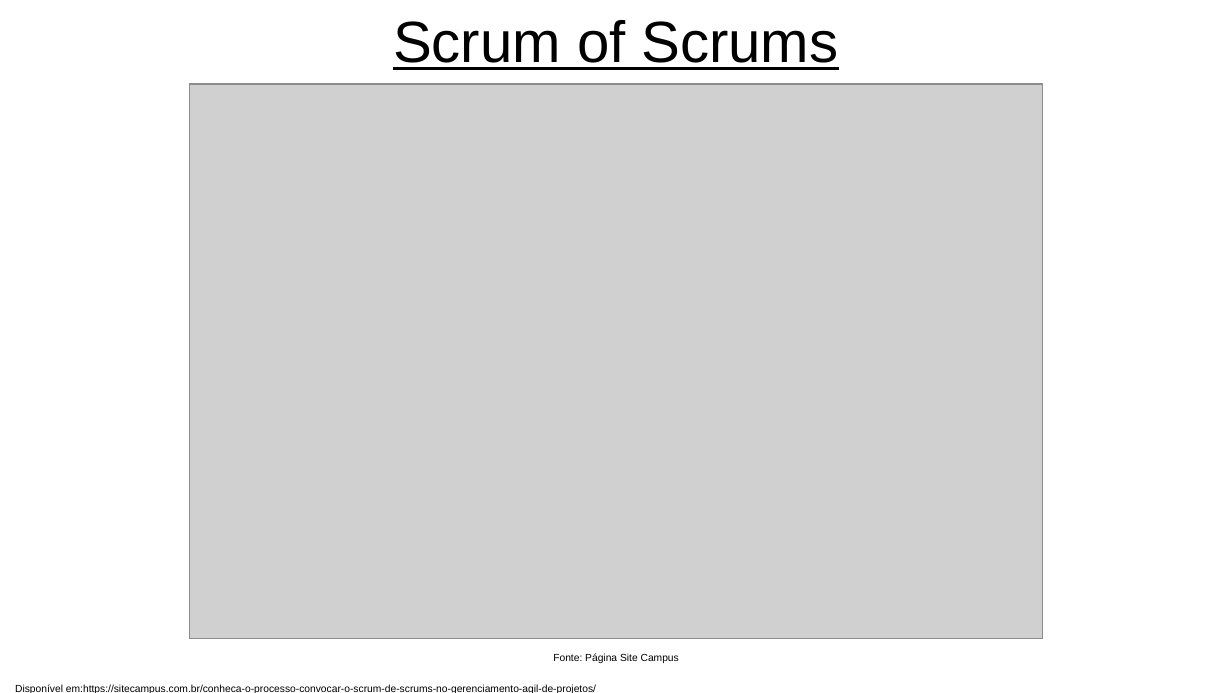
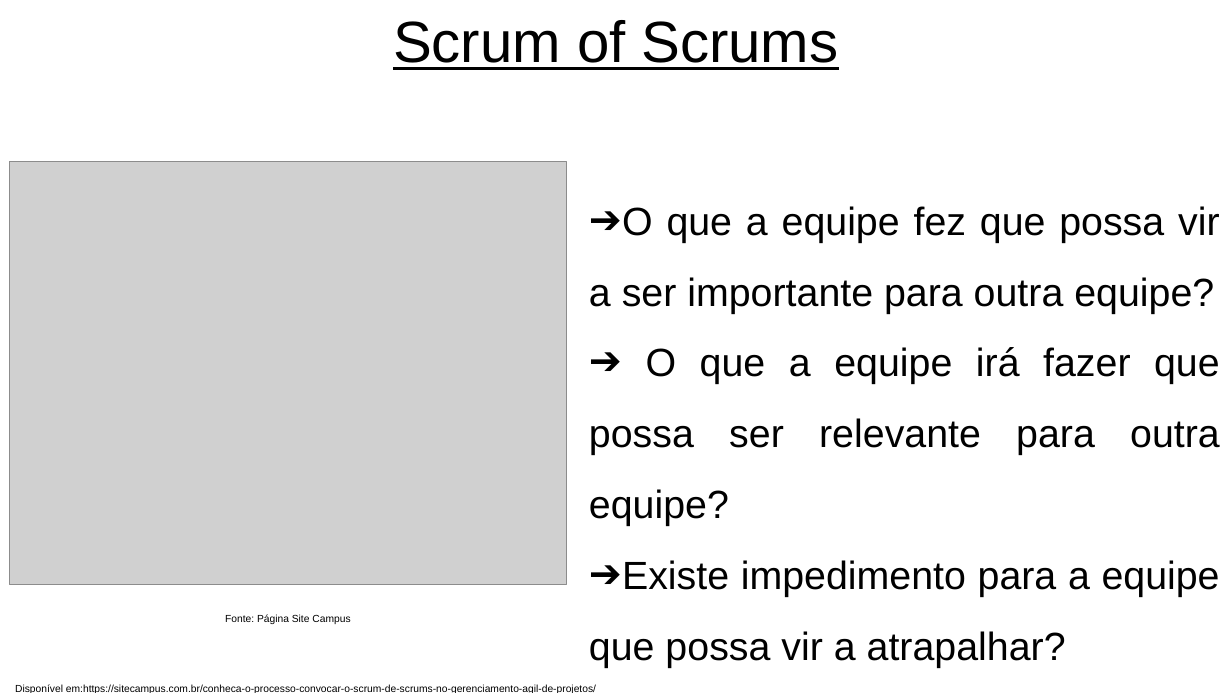
Before and after one commit to JossanPetrenko/TCC_2, a slide deck: slide 28 of Apresentação TCC - METODOLOGIA SCRUM COMPLETO.pptx. Drawn at 1232x693 pixels with LibreOffice and Linux fonts; fonts in the diff are those of the drawing; grey boxes stand for pictures. Boxes give left, top, right and bottom in pixels: in the first picture for what was removed or moved away, otherwise in the second. Text is boxed around its words. In the diff, an @@ line names an element or a change of style, - is before the commit and + after.

Commit message:
Slides

```diff
--- a/Apresentação TCC - METODOLOGIA SCRUM COMPLETO.pptx
+++ b/Apresentação TCC - METODOLOGIA SCRUM COMPLETO.pptx
@@ picture: place and size @@
-picture at box(190, 84, 1042, 638)
+picture at box(10, 161, 567, 585)
@@ text added at box(589, 206, 1220, 667), 23 pt, text #000000 @@
+➔ O que a equipe fez que possa vir a ser importante para outra equipe?
+➔ O que a equipe irá fazer que possa ser relevante para outra equipe?
+➔ Existe impedimento para a equipe que possa vir a atrapalhar?
@@ title "Fonte: Página Site Campus": place and size @@
-title "Fonte: Página Site Campus" at box(553, 653, 679, 663)
+title "Fonte: Página Site Campus" at box(225, 614, 350, 624)
```
